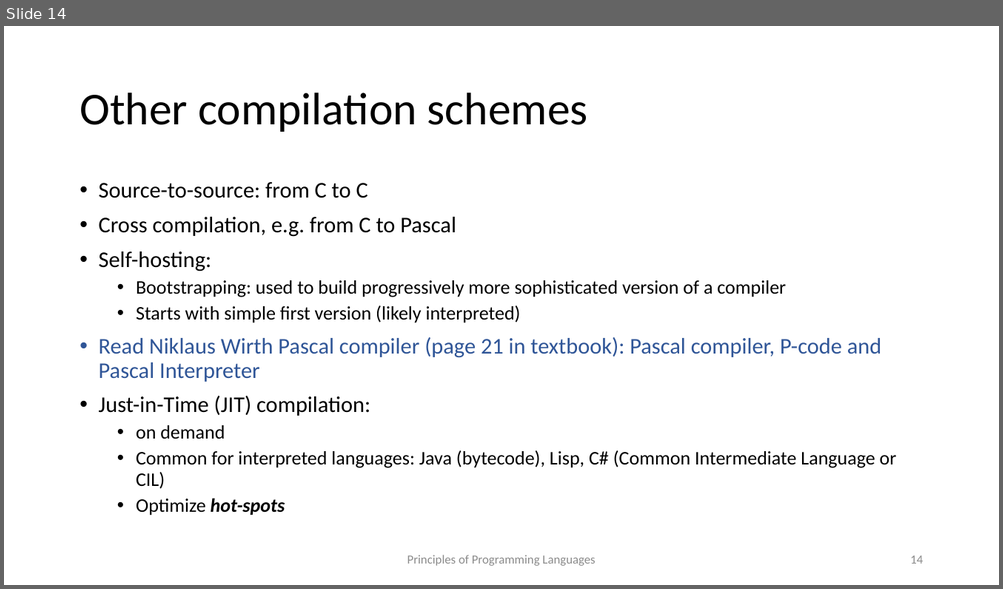
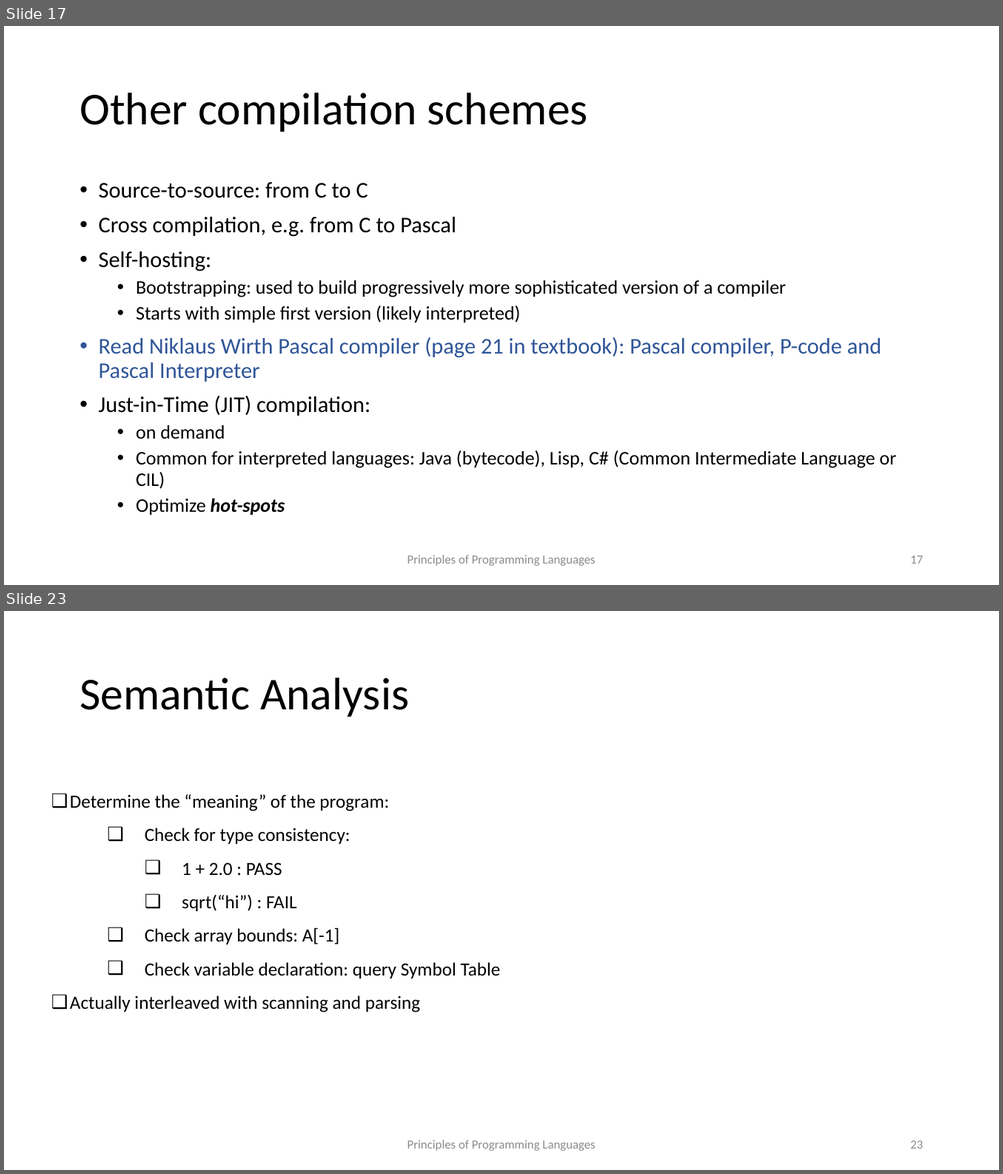
Before and after one commit to kongm/pl-design, a slide deck: introduction.pptx. Shown one above the other, each under a label of ours: slide 14 before the commit, slides 17 and 23 after it; the slides between them are not shown. The pictures are 1003x589 and 1003x1174 pixels, drawn with LibreOffice and Linux fonts; fonts in the diff are those of the drawing. Boxes give left, top, right and bottom in pixels: in the first picture for what was removed or moved away, otherwise in the second. Text is boxed around its words. In the diff, an @@ line names an element or a change of style, - is before the commit and + after.

Commit message:
updated intro; first version of lexical analysis; flex example

```diff
--- a/introduction.pptx
+++ b/introduction.pptx
@@ slide 23 added at (4,611,999,1170), background #FFFFFF @@
@@ title added at (79,678,409,717), 44 pt, text #000000 @@
+Semantic Analysis
@@ text added at (70,795,501,1013), 18 pt, text #000000 @@
+❑ Determine the “meaning” of the program:
+      ❑ Check for type consistency:
+        ❑ 1 + 2.0 : PASS
+        ❑ sqrt(“hi”) : FAIL
+      ❑ Check array bounds: A[-1]
+      ❑ Check variable declaration: query Symbol Table
+  ❑ Actually interleaved with scanning and parsing
@@ text added at (407,1140,595,1151), 12 pt, text #8C8C8C @@
+Principles of Programming Languages
@@ page number added at (910,1141,922,1149), 12 pt, text #8C8C8C @@
+23
@@ what was slide 14 is now slide 17 @@
@@ page number at (910,556,922,564): text changed @@
-14
+17
```
Also in this commit, not shown: 1 slide changed, 12 other slides added, 1 slide removed, 2 other files.
